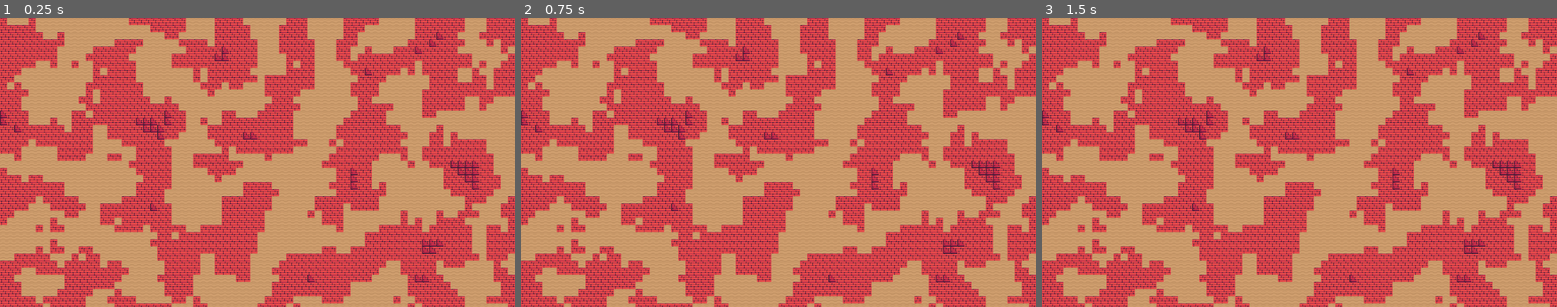
Above: before the commit, frames 1-3 (left to right).
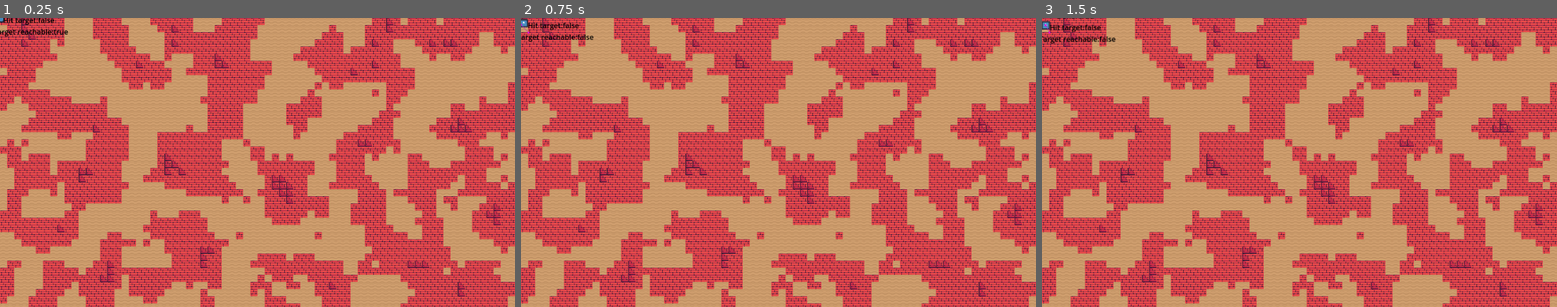
Above: after the commit, the same moments.

Repository: miguelkoro/Godot_Practica_6
Game: Godot game, scene res://main.tscn
Two runs of this game, one before a commit and one after it. Both use one fixed random seed, a clock stepped at 60 frames per second and the inputs below. The engine's default icon, where the game draws it, is replaced by a stand-in: a white triangle on a blue panel in a dark square.
Inputs (mouse positions are in pixels of both pictures, inside the frame that each line leads up to):
- Up to frame 1 (0.25 s): no input
- Up to frame 2 (0.75 s): tap Enter at 0.5 s; move the mouse to (891, 148) at 0.52 s; click (891, 148) at 0.6 s
- Up to frame 3 (1.5 s): tap Space at 1.25 s; move the mouse to (1196, 176) at 1.27 s; click (1196, 176) at 1.35 s

The runs differ from the first frame. In frame 1, 52% of the frame differs, in the area x 0-100%, y 0-100%; in frame 2, 52%; in frame 3, 52%.

Commit message:
Prueba de camino navegable

Diff:
--- a/main.tscn
+++ b/main.tscn
@@ -1,7 +1,14 @@
-[gd_scene load_steps=6 format=3 uid="uid://dht5xlvgk2ocl"]
+[gd_scene load_steps=9 format=3 uid="uid://dht5xlvgk2ocl"]
 
 [ext_resource type="Texture2D" uid="uid://blo2ijfq3safr" path="res://Terrain (16x16).png" id="1_0xm2m"]
 [ext_resource type="Script" uid="uid://defrvpnphpkdg" path="res://tile_map_layer.gd" id="1_ig7tw"]
+[ext_resource type="PackedScene" uid="uid://dxj6qigga6jhd" path="res://player.tscn" id="3_h2yge"]
+
+[sub_resource type="NavigationPolygon" id="NavigationPolygon_h2yge"]
+vertices = PackedVector2Array(8.9375, 8.9375, -8.9375, 8.9375, -8.9375, -8.9375, 8.9375, -8.9375)
+polygons = Array[PackedInt32Array]([PackedInt32Array(0, 1, 2, 3)])
+outlines = Array[PackedVector2Array]([PackedVector2Array(-8.941176, -8.941176, -8.941176, 8.941177, 8.941177, 8.941177, 8.941177, -8.941176)])
+agent_radius = 0.0
 
 [sub_resource type="TileSetAtlasSource" id="TileSetAtlasSource_h2yge"]
 texture = ExtResource("1_0xm2m")
@@ -126,6 +133,7 @@
 4:9/0 = 0
 6:9/0 = 0
 7:9/0 = 0
+7:9/0/navigation_layer_0/polygon = SubResource("NavigationPolygon_h2yge")
 8:9/0 = 0
 9:9/0 = 0
 10:9/0 = 0
@@ -151,9 +159,13 @@
 20:10/0 = 0
 
 [sub_resource type="TileSet" id="TileSet_0xm2m"]
+navigation_layer_0/layers = 1
 sources/0 = SubResource("TileSetAtlasSource_h2yge")
 
 [sub_resource type="FastNoiseLite" id="FastNoiseLite_0xm2m"]
+seed = 2
+
+[sub_resource type="NavigationPolygon" id="NavigationPolygon_1bvp3"]
 
 [node name="Node2D" type="Node2D"]
 
@@ -161,3 +173,9 @@
 tile_set = SubResource("TileSet_0xm2m")
 script = ExtResource("1_ig7tw")
 noise = SubResource("FastNoiseLite_0xm2m")
+
+[node name="NavigationRegion2D" type="NavigationRegion2D" parent="."]
+position = Vector2(0, 43)
+navigation_polygon = SubResource("NavigationPolygon_1bvp3")
+
+[node name="Player" parent="." instance=ExtResource("3_h2yge")]
--- /dev/null
+++ b/player.gd
@@ -0,0 +1,26 @@
+extends Area2D
+@onready var navigation_agent_2d: NavigationAgent2D = $NavigationAgent2D
+@onready var debug_label: Label = $DebugLabel
+
+@export var speed: float = 100
+
+func _physics_process(delta: float) -> void:
+	debug_label.text = "Done: %s \nHit target:%s \n Target reachable:%s" %[
+		navigation_agent_2d.is_navigation_finished(),
+		navigation_agent_2d.is_target_reached(),
+		navigation_agent_2d.is_target_reachable()
+	]
+
+	manual_navigation()
+	navigate(delta)
+
+func manual_navigation() -> void:
+	if Input.is_action_just_pressed("set_target"):
+		navigation_agent_2d.target_position = get_global_mouse_position()
+
+func navigate(delta: float) -> void:
+	if navigation_agent_2d.is_navigation_finished():
+		return
+	var next_path_position: Vector2 = navigation_agent_2d.get_next_path_position()
+	var new_velocity: Vector2 = (global_position.direction_to(next_path_position)* speed)
+	position += new_velocity * delta
--- /dev/null
+++ b/player.tscn
@@ -0,0 +1,33 @@
+[gd_scene load_steps=4 format=3 uid="uid://dxj6qigga6jhd"]
+
+[ext_resource type="Script" uid="uid://brxwvyprjlkkt" path="res://player.gd" id="1_onrkg"]
+[ext_resource type="Texture2D" uid="uid://bwp5yv8t55tmg" path="res://icon.svg" id="2_i3pqv"]
+
+[sub_resource type="CircleShape2D" id="CircleShape2D_lquwl"]
+radius = 1.0985583
+
+[node name="Player" type="Area2D"]
+script = ExtResource("1_onrkg")
+
+[node name="NavigationAgent2D" type="NavigationAgent2D" parent="."]
+debug_enabled = true
+debug_use_custom = true
+debug_path_custom_color = Color(0.8667208, 0.000602212, 0.8670167, 1)
+
+[node name="Sprite2D" type="Sprite2D" parent="."]
+scale = Vector2(0.15, 0.15)
+texture = ExtResource("2_i3pqv")
+
+[node name="CollisionShape2D" type="CollisionShape2D" parent="."]
+scale = Vector2(6.4400005, 6.28)
+shape = SubResource("CircleShape2D_lquwl")
+
+[node name="DebugLabel" type="Label" parent="."]
+offset_left = -19.0
+offset_top = -33.0
+offset_right = 21.0
+offset_bottom = -10.0
+theme_override_colors/font_color = Color(0, 0, 0, 1)
+theme_override_colors/font_outline_color = Color(1, 1, 1, 1)
+horizontal_alignment = 1
+vertical_alignment = 2
--- a/project.godot
+++ b/project.godot
@@ -14,3 +14,11 @@
 run/main_scene="uid://dht5xlvgk2ocl"
 config/features=PackedStringArray("4.5", "Forward Plus")
 config/icon="res://icon.svg"
+
+[input]
+
+set_target={
+"deadzone": 0.2,
+"events": [Object(InputEventMouseButton,"resource_local_to_scene":false,"resource_name":"","device":-1,"window_id":0,"alt_pressed":false,"shift_pressed":false,"ctrl_pressed":false,"meta_pressed":false,"button_mask":0,"position":Vector2(0, 0),"global_position":Vector2(0, 0),"factor":1.0,"button_index":1,"canceled":false,"pressed":false,"double_click":false,"script":null)
+]
+}
Not shown, added: player.gd.uid
